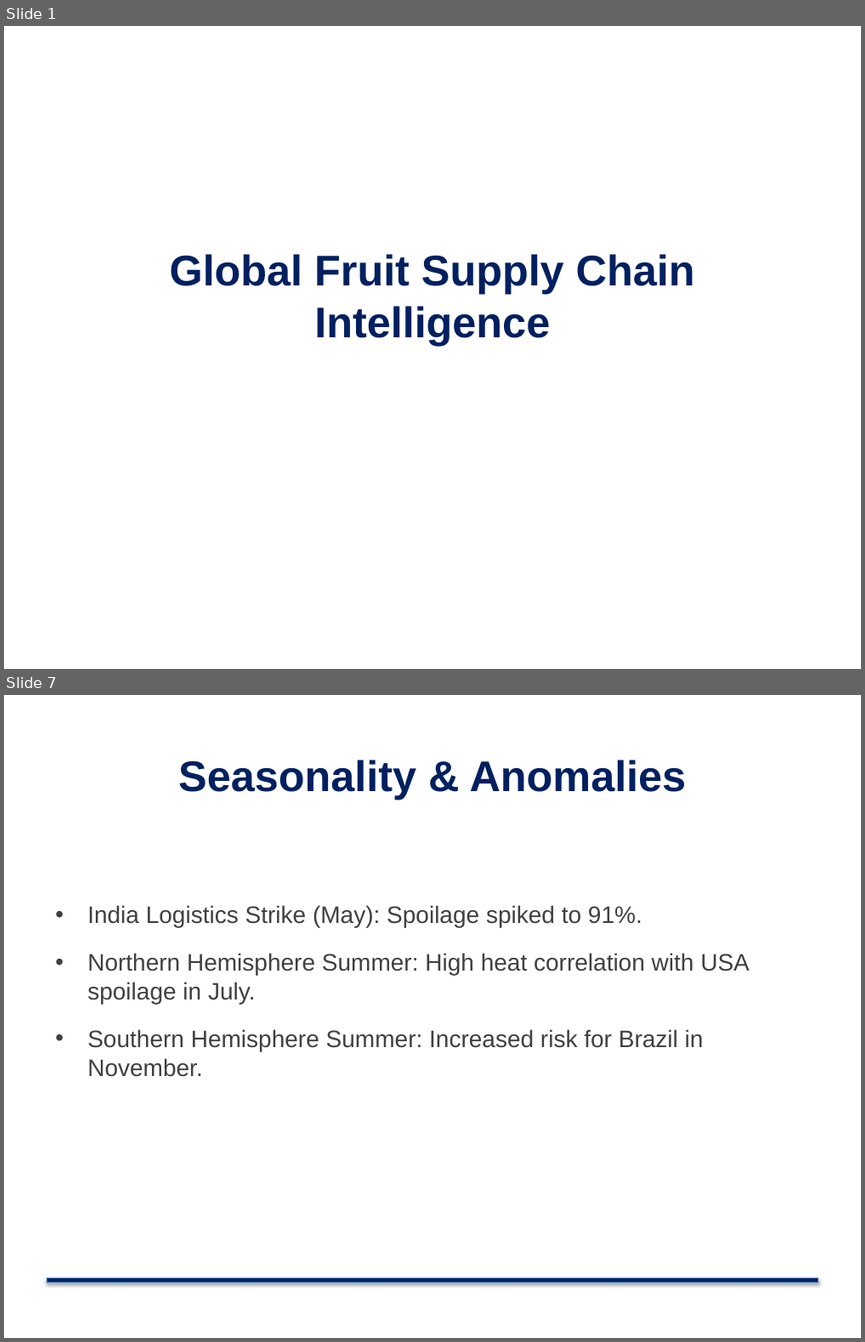
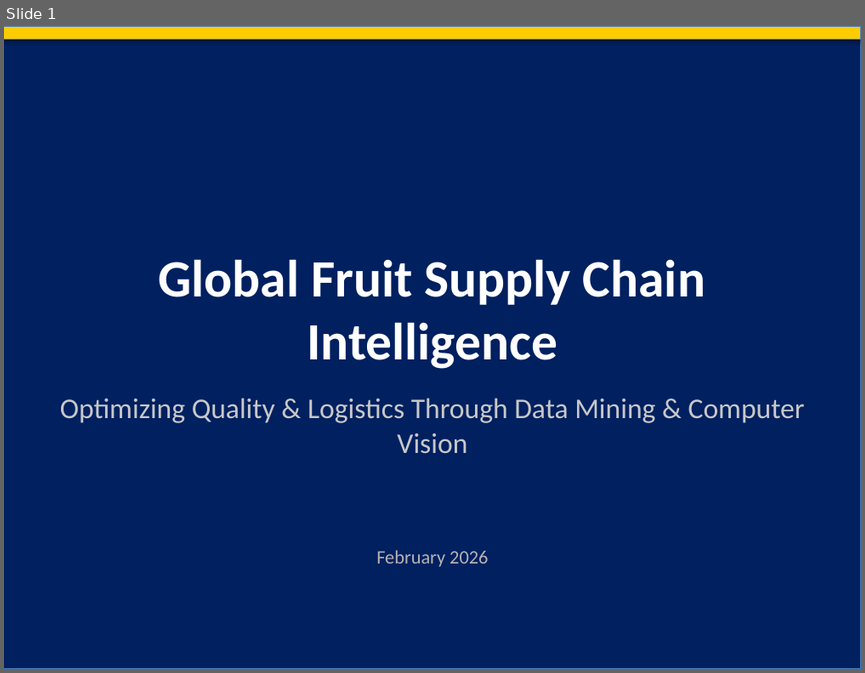
Before and after one commit to HakimiMasstar/data-mining-project, a slide deck: Global_Supply_Chain_Corporate.pptx. Shown one above the other, each under a label of ours: slides 1 and 7 before the commit, slide 1 after it; the slides between them are not shown. The pictures are 865x1342 and 865x673 pixels, drawn with LibreOffice and Linux fonts; fonts in the diff are those of the drawing. Boxes give left, top, right and bottom in pixels: in the first picture for what was removed or moved away, otherwise in the second. Text is boxed around its words. In the diff, an @@ line names an element or a change of style, - is before the commit and + after.

```diff
--- a/Global_Supply_Chain_Corporate.pptx
+++ b/Global_Supply_Chain_Corporate.pptx
@@ slide 7 removed at (4,695,861,1338), background #FFFFFF @@
@@ title removed at (178,760,687,800) @@
-Seasonality & Anomalies
@@ text removed at (87,905,749,1077) @@
-• India Logistics Strike (May): Spoilage spiked to 91%.
-• Northern Hemisphere Summer: High heat correlation with USA spoilage in July.
-• Southern Hemisphere Summer: Increased risk for Brazil in November.
@@ rectangle removed at (46,1277,818,1281) @@
@@ slide 1 changed as well @@
@@ rectangle added at (4,26,861,669), fill #002060, outline #4B7EBC 0.75 pt @@
@@ rectangle added at (4,26,861,39), fill #FFCC00, outline #4B7EBC 0.75 pt @@
@@ text "Global Fruit Supply Chain Intelligence": place and size @@
-text "Global Fruit Supply Chain Intelligence" at (170,254,695,346)
+text "Global Fruit Supply Chain Intelligence" at (158,259,705,369)
@@ text "Global Fruit Supply Chain Intelligence" at (158,259,705,369): size 36 to 44 pt, font Arial to Calibri, text colour #002060 to #FFFFFF; vertical alignment middle to top @@
@@ text added at (60,397,805,454), 24 pt, text #C8C8C8 @@
+Optimizing Quality & Logistics Through Data Mining & Computer Vision
@@ text added at (376,550,488,567), 16 pt, text #B4B4B4 @@
+February 2026
```
Also in this commit, not shown: 1 other slide changed, 8 slides added, 7 other slides removed, 3 other files.
